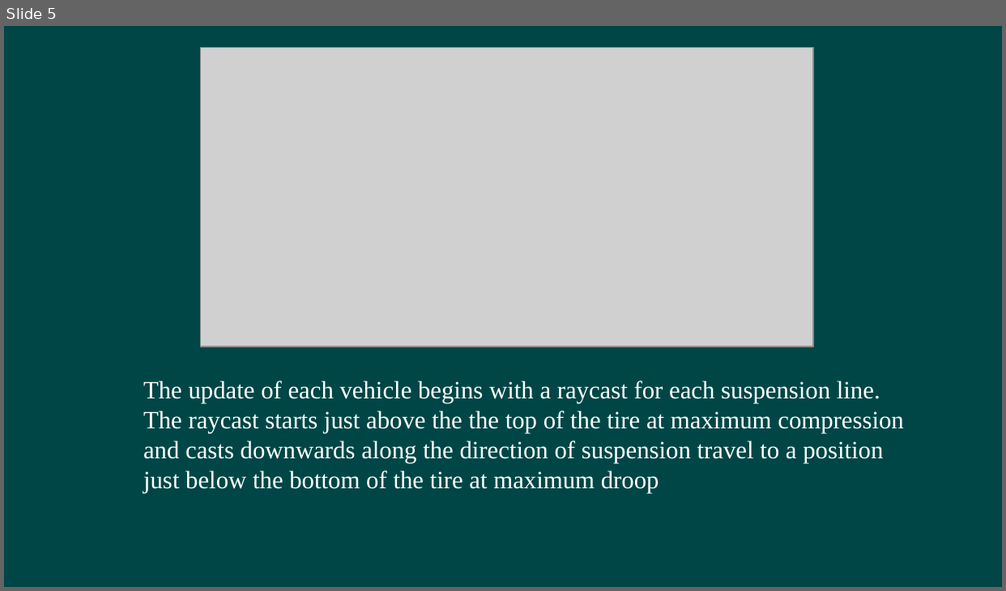
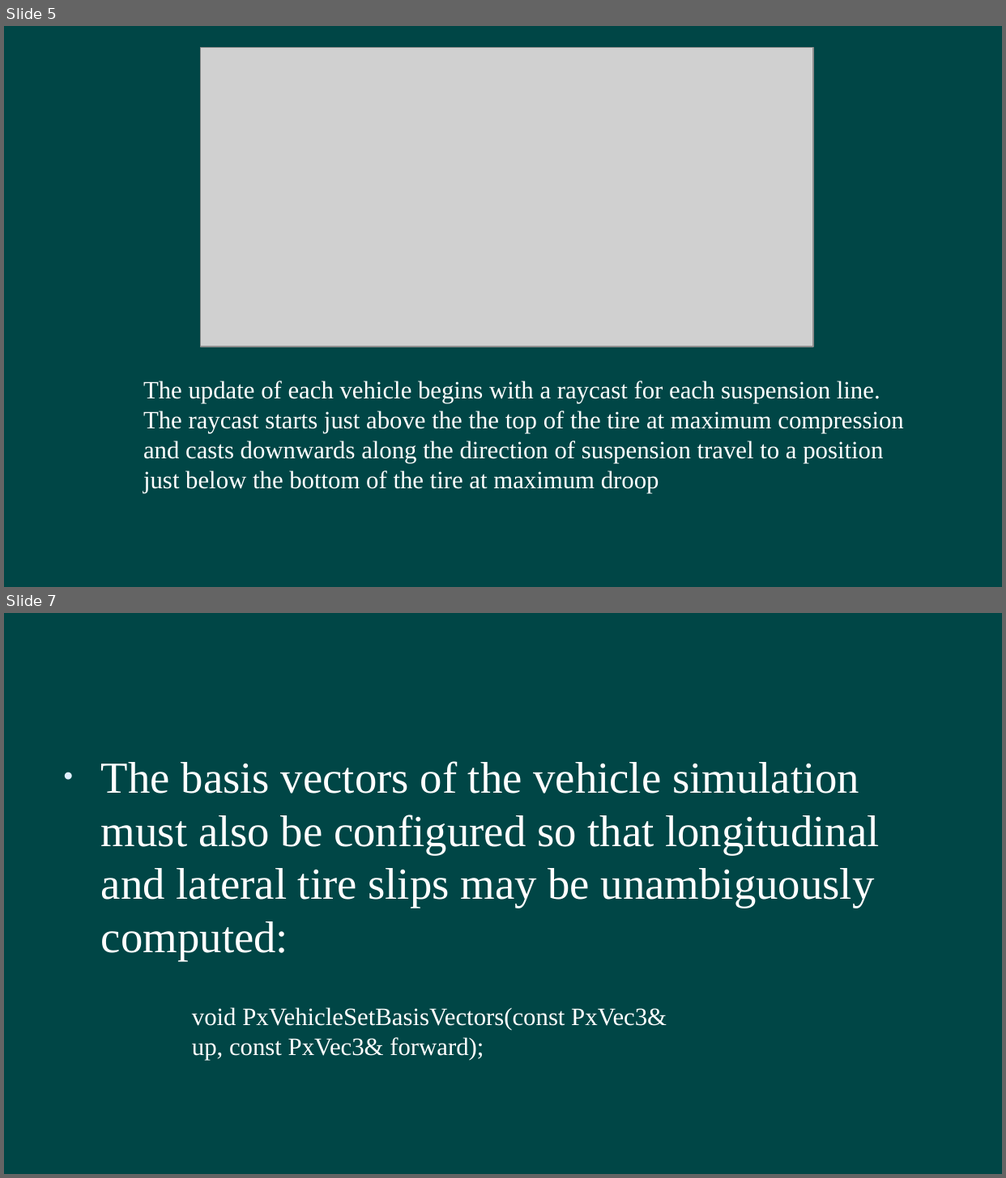
Before and after one commit to hanhonglei/Course_GamePhysics, a slide deck: Slides/11 Vehicle/Vehicle.pptx. Shown one above the other, each under a label of ours: slide 5 before the commit, slides 5 and 7 after it; the slides between them are not shown. The pictures are 1006x591 and 1006x1178 pixels, drawn with LibreOffice and Linux fonts; fonts in the diff are those of the drawing; grey boxes stand for pictures; background and template pictures are left out. Boxes give left, top, right and bottom in pixels: in the first picture for what was removed or moved away, otherwise in the second. Text is boxed around its words. In the diff, an @@ line names an element or a change of style, - is before the commit and + after.

```diff
--- a/Slides/11 Vehicle/Vehicle.pptx
+++ b/Slides/11 Vehicle/Vehicle.pptx
@@ slide 7 added at <box>4,613,1002,1174</box>, background #004646 @@
@@ text added at <box>101,761,879,961</box>, 32 pt, text #FFFFFF @@
+• The basis vectors of the vehicle simulation must also be configured so that longitudinal and lateral tire slips may be unambiguously computed:
@@ text added at <box>192,1007,667,1060</box>, 18 pt, text #FFFFFF @@
+void PxVehicleSetBasisVectors(const PxVec3& up, const PxVec3& forward);
```
Also in this commit, not shown: 11 other slides added, 1 slide removed, 1 other file.
